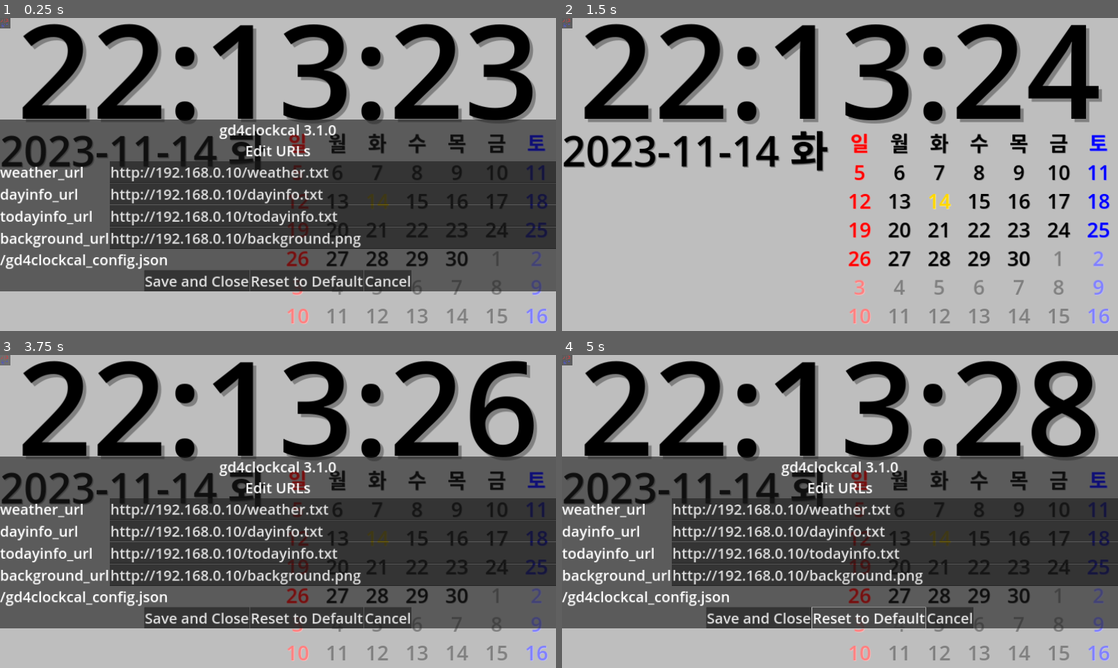
Above: before the commit, frames 1-4 (two rows, left to right).
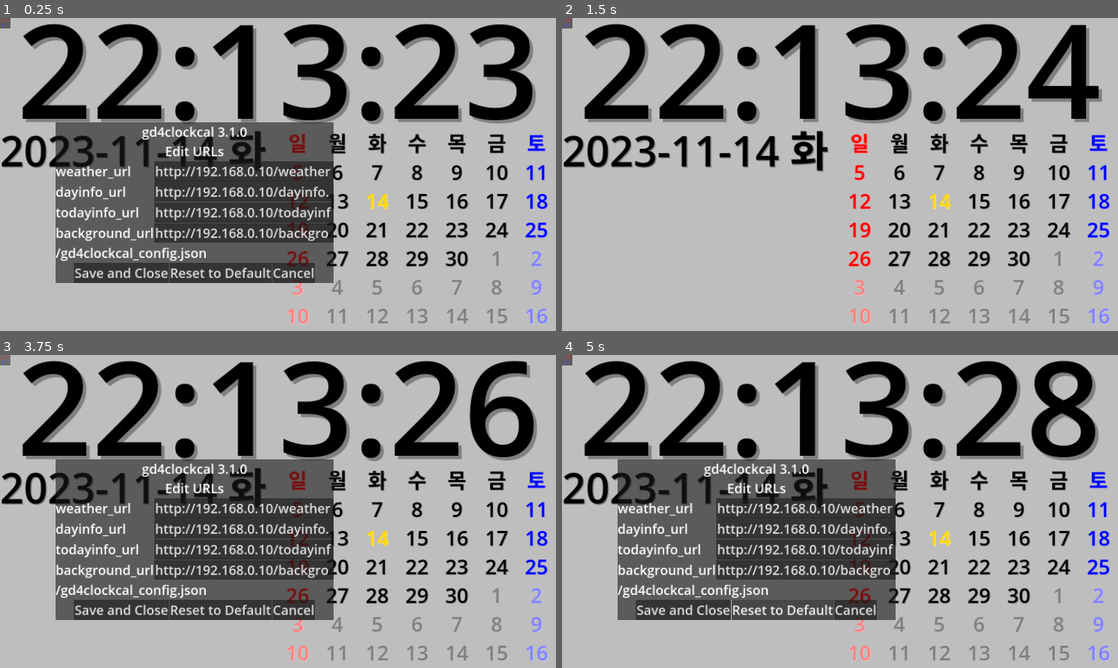
Above: after the commit, the same moments.

Repository: kasworld/gd4clockcal
Game: Godot game, scene res://main.tscn
Two runs of this game, one before a commit and one after it. Both use one fixed random seed, a clock stepped at 60 frames per second and the inputs below.
Inputs (mouse positions are in pixels of both pictures, inside the frame that each line leads up to):
- Up to frame 1 (0.25 s): no input
- Up to frame 2 (1.5 s): tap Enter at 0.5 s; click "Cancel" at 1.25 s
- Up to frame 3 (3.75 s): tap Space at 2.75 s; click (5, 361) at 3.5 s
- Up to frame 4 (5 s): click "Reset to Default" at 4.25 s

The runs differ from the first frame. In frame 1, 38% of the frame differs, in the area x 0-100%, y 32-88%; in frame 2, nothing differs; in frame 3, 38%; in frame 4, 37%.
Error in both runs: Attempt to call function 'store_line' in base 'null instance' on a null instance. (res://config.gd:29)

Commit message:
panel option size,pos

Diff:
--- a/global.gd
+++ b/global.gd
@@ -19,6 +19,7 @@
 
 var dayinfolabel_color = [Color.BLACK,Color.BLACK.lightened(0.5)]
 var weatherinfolabel_color = [Color.BLACK,Color.BLACK.lightened(0.5)]
+var paneloption_color = [Color.BLACK,Color.BLACK.lightened(0.5)]
 
 
 # for analog clock
--- a/main.gd
+++ b/main.gd
@@ -74,13 +74,17 @@
 
 # Called when the node enters the scene tree for the first time.
 func _ready():
+
+	var vp_size = get_viewport_rect().size
+
+	var fi = Global.paneloption_color
+	$PanelOption.init(vp_size.x/10, vp_size.y/3, vp_size.x/2 , vp_size.y/2, fi[0], fi[1])
 	$PanelOption.config_changed.connect(config_changed)
 	init_request_dict()
 
-	var vp_size = get_viewport_rect().size
 	bgImage = Image.create(vp_size.x,vp_size.y,true,Image.FORMAT_RGBA8)
 
-	var fi = Global.weatherinfolabel_color
+	fi = Global.weatherinfolabel_color
 	$LabelWeather.label_settings = Global.make_label_setting(vp_size.y/16, fi[0], fi[1])
 	$LabelWeather.position = Vector2(0, vp_size.y*0.47 )
 	$LabelWeather.size = Vector2(vp_size.x/2, vp_size.y*0.55 )
--- a/main.tscn
+++ b/main.tscn
@@ -41,9 +41,8 @@
 [node name="TimeLabel" parent="." instance=ExtResource("7_bkgb5")]
 
 [node name="PanelOption" parent="." instance=ExtResource("3_5m56c")]
-offset_top = 700.0
-offset_right = 3840.0
-offset_bottom = 1718.0
+offset_right = 943.0
+offset_bottom = 306.0
 
 [node name="ButtonOption" type="Button" parent="."]
 offset_right = 72.0
--- a/panel_option/panel_option.gd
+++ b/panel_option/panel_option.gd
@@ -6,8 +6,14 @@
 
 var lineedit_dict = {}
 
-# Called when the node enters the scene tree for the first time.
-func _ready() -> void:
+func init(x :float, y :float, w :float, h :float, co1 :Color, co2 :Color):
+	$".".size.x = w
+	$".".size.y = h
+	$".".position.x = x
+	$".".position.y = y
+
+	$".".theme.default_font_size = h / 12
+
 	cfg = Config.new()
 	var msg = ""
 	if !cfg.file_exist():
--- a/panel_option/panel_option.tscn
+++ b/panel_option/panel_option.tscn
@@ -1,16 +1,19 @@
-[gd_scene load_steps=3 format=3 uid="uid://btysv8q6rp8ku"]
+[gd_scene load_steps=4 format=3 uid="uid://btysv8q6rp8ku"]
 
 [ext_resource type="Script" path="res://panel_option/panel_option.gd" id="2_fkx3e"]
 
-[sub_resource type="Theme" id="Theme_sy0ln"]
-default_font_size = 100
+[sub_resource type="SystemFont" id="SystemFont_ftanm"]
+
+[sub_resource type="Theme" id="Theme_hvyh5"]
+default_font = SubResource("SystemFont_ftanm")
+default_font_size = 50
 
 [node name="PanelOption" type="PanelContainer"]
-offset_right = 957.0
-offset_bottom = 626.0
+offset_right = 943.0
+offset_bottom = 306.0
 size_flags_horizontal = 3
 size_flags_vertical = 3
-theme = SubResource("Theme_sy0ln")
+theme = SubResource("Theme_hvyh5")
 script = ExtResource("2_fkx3e")
 
 [node name="VBoxContainer" type="VBoxContainer" parent="."]
